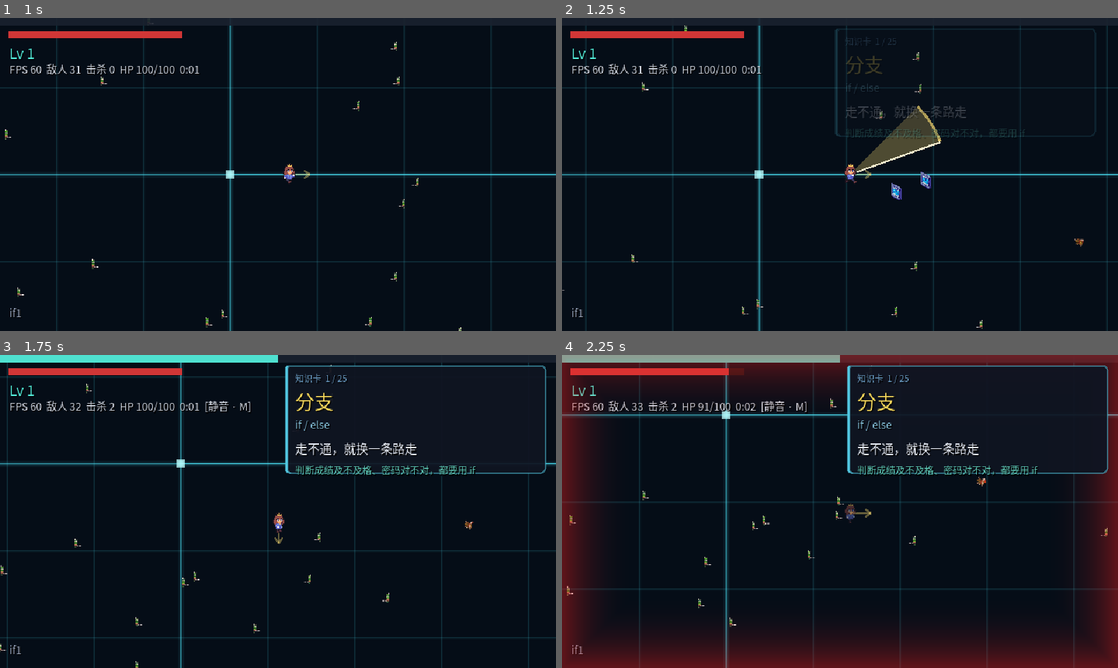
Above: before the commit, frames 1-4 (two rows, left to right).
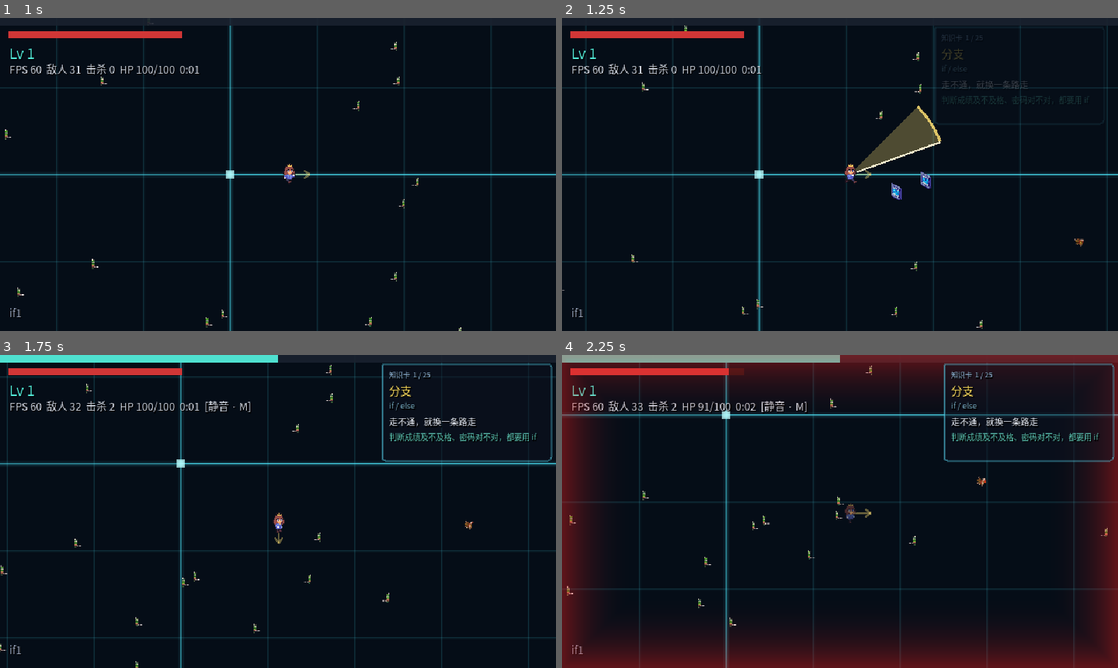
Above: after the commit, the same moments.

Repository: xy5945/CodeSurvivors
Game: Godot game, scene res://main.tscn
The game is run twice, just before and just after one commit, with the same random seed, the same clock (stepped at 60 frames per second) and the same inputs.
Inputs (mouse positions are in pixels of both pictures, inside the frame that each line leads up to):
- Up to frame 1 (1 s): move the mouse to (400, 158) at 0.52 s; hold D (move_right) from 0.53 s (still down); tap Tab (build_panel) at 0.6 s; click (400, 158) at 0.67 s
- Up to frame 2 (1.25 s): keep holding D (move_right)
- Up to frame 3 (1.75 s): move the mouse to (166, 527) at 1.27 s; release D (move_right) at 1.28 s; hold S (move_down) from 1.28 s (still down); tap M at 1.35 s
- Up to frame 4 (2.25 s): move the mouse to (895, 442) at 2.02 s; release S (move_down) at 2.03 s; hold D (move_right) from 2.03 s (still down); tap Tab (build_panel) at 2.1 s

Frame 1 is identical in both runs. In frame 2, 1.3% of the frame differs, in the area x 49-98%, y 3-39%; in frame 3, 3.8%; in frame 4, 4.6%, in the area x 51-100%, y 2-39%.

Commit message:
知识卡瘦身：再贴右、字号缩小、背景半透明
- 尺寸 300x124 → 196x88（视口 640 宽，旧卡占了近半屏，用户反馈太大）
- 高度按文案自适应（_fit_height：单行量宽向上取整估行数），长文案不加高到撑爆
- 字号：term 22→13 / plain 14→10 / use 11→9 / code 12→9 / head 10→8，
  文字全带 1px 黑描边保证半透明底上可读
- 背景 alpha 0.94 → 0.50，边框/左侧高亮条同步压暗 —— 能看见卡片后面的敌人
- 距右边距 12 → 5，尽量贴边
- cardtest / uitest 回归全绿

Diff:
--- a/ui/knowledge_ui.gd
+++ b/ui/knowledge_ui.gd
@@ -22,9 +22,10 @@
 ## 对机构来说，图鉴里那张表才是能直接拿去当课件素材的东西。
 ##
 
-const CARD_W := 300.0     # 右上角红框区域可用宽度约 310（从 Boss 血条右侧到屏幕边）
-const CARD_H := 124.0
-const CARD_TOP := 12.0    # 顶部与左上角血条/Lv/FPS 状态行平齐
+const CARD_W := 196.0     # 视口只有 640 宽，卡片再大就开始吃交火区了（用户 2026-09-17 反馈）
+const CARD_H := 88.0      # 名义高度；实际按文案自适应，见 _fit_height()
+const CARD_TOP := 10.0    # 顶部与左上角血条/Lv/FPS 状态行平齐
+const CARD_RIGHT := 5.0   # 距右边距：尽量贴边，把中间留给 Boss 血条和战场
 const HOLD := 6.0            # 只有一张时停留时长：读完三行中文大概要这么久
 const HOLD_QUEUED := 4.0     # 后面还排着队就缩短，否则追不上触发速度
 const FADE_IN := 0.22
@@ -38,13 +39,17 @@
 const CELL_H := 88.0
 
 # ---- 配色：沿用升级卡的"代码块"观感，但主色换成青，和黄色升级弹窗区分开 ----
-const C_HEAD := Color(0.42, 0.62, 0.78, 0.95)
+const C_HEAD := Color(0.62, 0.78, 0.92, 0.95)
 const C_TERM := Color(0.98, 0.86, 0.36, 1.0)
 const C_CODE := Color(0.55, 0.80, 0.90, 0.9)
 const C_PLAIN := Color(0.94, 0.96, 1.0, 0.96)
 const C_USE := Color(0.40, 0.86, 0.78, 0.92)
-const BG := Color(0.06, 0.08, 0.13, 0.94)
-const ACCENT := Color(0.32, 0.78, 0.88, 1.0)
+# 半透明是这个卡的命门：它不暂停游戏，玩家得能透过卡片看见后面的敌人在哪。
+# 背景压到 0.5，边框和左侧高亮条也一起压，只留文字保持高不透明 —— 字要看得清，
+# 底板要看得穿。所有文字都带 1px 黑描边（UiFont.apply），暗底亮底都啃得动。
+const BG := Color(0.05, 0.07, 0.12, 0.50)
+const BORDER := Color(0.34, 0.62, 0.78, 0.40)
+const ACCENT := Color(0.32, 0.78, 0.88, 0.70)
 
 var _queue: Array[String] = []
 var _seen: Dictionary = {}
@@ -56,6 +61,7 @@
 var _delay := 0.0
 
 var _card: Panel
+var _vb: VBoxContainer
 var _head: Label
 var _term: Label
 var _code: Label
@@ -145,8 +151,8 @@
 	# 从右边滑进来一点。纯淡入容易看成"闪了一下"，有个位移才像"弹出一张卡"。
 	# 注意：这里必须动 offsets 而不是 position —— position 是相对父控件**原点**
 	# 的坐标，对右下锚点的控件写 position 会把卡片甩出屏幕（第一版就栽在这）。
-	_card.offset_left = -CARD_W - 12.0 + (1.0 - a) * -18.0
-	_card.offset_right = -12.0 + (1.0 - a) * -18.0
+	_card.offset_left = -CARD_W - CARD_RIGHT + (1.0 - a) * -14.0
+	_card.offset_right = -CARD_RIGHT + (1.0 - a) * -14.0
 
 
 # ---------------------------------------------------------------- 卡片本体
@@ -165,8 +171,8 @@
 	_card.anchor_right = 1.0
 	_card.anchor_top = 0.0
 	_card.anchor_bottom = 0.0
-	_card.offset_left = -CARD_W - 12.0
-	_card.offset_right = -12.0
+	_card.offset_left = -CARD_W - CARD_RIGHT
+	_card.offset_right = -CARD_RIGHT
 	_card.offset_top = CARD_TOP
 	_card.offset_bottom = CARD_TOP + CARD_H
 	_card.modulate.a = 0.0
@@ -174,52 +180,52 @@
 
 	var sb := StyleBoxFlat.new()
 	sb.bg_color = BG
-	sb.border_color = Color(0.20, 0.28, 0.36, 1.0)
 	sb.set_border_width_all(1)
+	sb.border_color = BORDER
 	# 左边一条竖着的青色高亮：整张卡的"这是一条代码"的观感全靠它
-	sb.border_width_left = 3
+	sb.border_width_left = 2
 	sb.border_color = ACCENT
-	sb.set_corner_radius_all(4)
-	sb.content_margin_left = 12
-	sb.content_margin_right = 10
-	sb.content_margin_top = 7
-	sb.content_margin_bottom = 8
+	sb.set_corner_radius_all(3)
+	sb.content_margin_left = 9
+	sb.content_margin_right = 7
+	sb.content_margin_top = 6
+	sb.content_margin_bottom = 6
 	_card.add_theme_stylebox_override("panel", sb)
 
-	var vb := VBoxContainer.new()
-	vb.set_anchors_preset(Control.PRESET_FULL_RECT)
-	vb.offset_left = 12
-	vb.offset_right = -10
-	vb.offset_top = 7
-	vb.offset_bottom = -8
-	vb.add_theme_constant_override("separation", 2)
-	_card.add_child(vb)
+	_vb = VBoxContainer.new()
+	_vb.set_anchors_preset(Control.PRESET_FULL_RECT)
+	_vb.offset_left = 9
+	_vb.offset_right = -7
+	_vb.offset_top = 6
+	_vb.offset_bottom = -6
+	_vb.add_theme_constant_override("separation", 1)
+	_card.add_child(_vb)
 
 	_head = Label.new()
-	UiFont.apply(_head, 10, C_HEAD)
-	vb.add_child(_head)
+	UiFont.apply(_head, 8, C_HEAD)
+	_vb.add_child(_head)
 
 	_term = Label.new()
-	UiFont.apply(_term, 22, C_TERM)
-	vb.add_child(_term)
+	UiFont.apply(_term, 13, C_TERM)
+	_vb.add_child(_term)
 
 	_code = Label.new()
-	UiFont.apply(_code, 12, C_CODE)
-	vb.add_child(_code)
-
-	vb.add_child(_spacer(3))
+	UiFont.apply(_code, 9, C_CODE)
+	_vb.add_child(_code)
+
+	_vb.add_child(_spacer(2))
 
 	_plain = Label.new()
-	UiFont.apply(_plain, 14, C_PLAIN)
+	UiFont.apply(_plain, 10, C_PLAIN)
 	_plain.autowrap_mode = TextServer.AUTOWRAP_WORD_SMART
-	vb.add_child(_plain)
-
-	vb.add_child(_spacer(2))
+	_vb.add_child(_plain)
+
+	_vb.add_child(_spacer(1))
 
 	_use = Label.new()
-	UiFont.apply(_use, 11, C_USE)
+	UiFont.apply(_use, 9, C_USE)
 	_use.autowrap_mode = TextServer.AUTOWRAP_WORD_SMART
-	vb.add_child(_use)
+	_vb.add_child(_use)
 
 
 func _fill(id: String) -> void:
@@ -232,6 +238,33 @@
 	_code.text = str(c["code"])
 	_plain.text = str(c["plain"])
 	_use.text = str(c["use"])
+	_fit_height()
+
+
+## 高度自适应：文案长短不一（窄卡下白话/用处会折成两行），写死高度不是挤爆
+## 文案就是底下空一大块。Label 的换行结果要等一次布局才准，这里直接用字体量：
+## 单行宽度 / 可用宽度 向上取整就是行数，再乘行高。略偏保守（多几像素），
+## 多出来的空间落在 VBox 底部，不会把字挤掉。
+func _fit_height() -> void:
+	var inner: float = CARD_W - 9.0 - 7.0
+	var h: float = 6.0 + 6.0  # 上下 content margin
+	h += _text_h(_head, inner)
+	h += _text_h(_term, inner)
+	h += _text_h(_code, inner)
+	h += _text_h(_plain, inner)
+	h += _text_h(_use, inner)
+	h += 2.0 * 1.0 + 3.0    # 两个 spacer + separation 余量
+	_card.offset_bottom = CARD_TOP + clampf(h, 66.0, 128.0)
+
+
+func _text_h(lab: Label, inner: float) -> float:
+	var f := lab.get_theme_font("font")
+	var fs := lab.get_theme_font_size("font_size")
+	if f == null:
+		return float(fs) + 3.0
+	var w: float = f.get_string_size(lab.text, fs).x
+	var n := maxi(1, ceili(w / maxf(inner, 1.0)))
+	return f.get_height(fs) * float(n) + 1.0
 
 
 func _spacer(h: int) -> Control:
